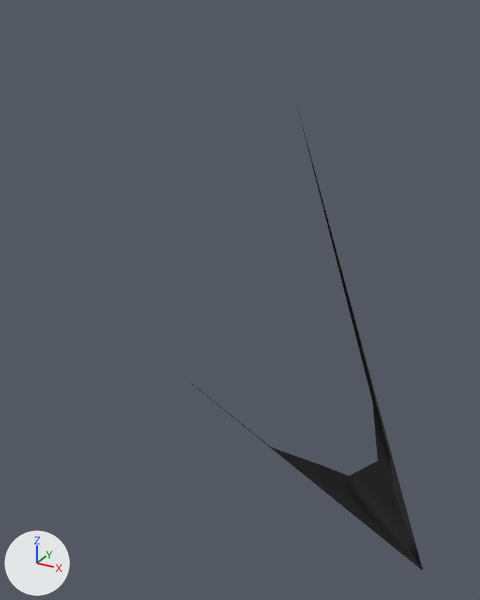
Two versions of the FBX model SoteriaGame/Assets/Resources/Models/Oicys/Animations/Xform1.fbx, one commit apart.
One viewpoint serves both versions: a camera (50 mm lens) standing at (231.0, -1485.0, 1446.0) and looking at (-397.0, -344.0, 876.0). The axes (+X, +Y, +Z) are drawn at lower left. The lights are the same throughout. Both versions are drawn at frame 16 of the action 'Take 001'; the numbers are the values there.

Objects in the first picture: 'Oicys_Transform_01:Shadow_Creature'.
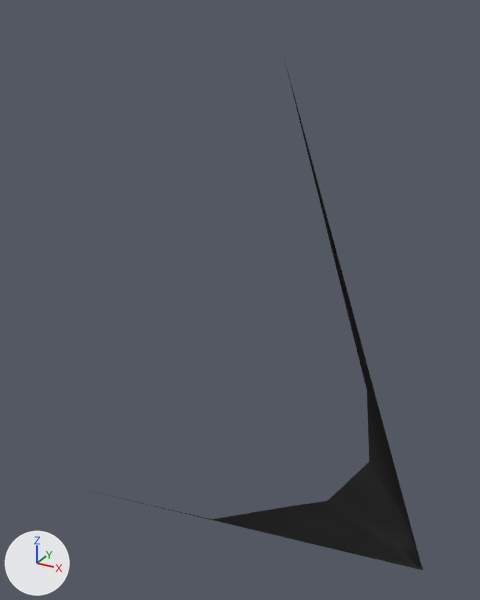
Scene script edits in JSON lines:
```json
{"block": "bone_oicys_transform_01_nurbscircle4", "where": "bone_oicys_transform_01_nurbscircle4 = bpy.data.objects['Oicys_Transform_01:nurbsCircle5'].pose.bones['Oicys_Transform_01:nurbsCircle4']  # child of 'Oicys_Transform_01:group42'"}
{"op": "set", "path": "bone_oicys_transform_01_nurbscircle4.rotation_quaternion", "old": "(0.987, 0.163, -0.006, -0.004)", "new": "(0.968, 0.249, -0.012, -0.006)", "note": "degrees (19, -1, -1) -> degrees (29, -1, -1)"}
{"block": "bone_oicys_transform_01_curve1_001", "where": "bone_oicys_transform_01_curve1_001 = bpy.data.objects['Oicys_Transform_01:nurbsCircle5'].pose.bones['Oicys_Transform_01:curve1.001']  # child of 'Oicys_Transform_01:group54'"}
{"op": "set", "path": "bone_oicys_transform_01_curve1_001.location", "old": "(-591.0, 1903.0, 322.0)", "new": "(-648.0, 2051.0, 357.0)"}
{"op": "set", "path": "bone_oicys_transform_01_curve1_001.rotation_quaternion", "old": "(0.18, -0.424, 0.011, 0.887)", "new": "(0.214, -0.428, 0.092, 0.873)", "note": "degrees (-12, 49, 152) -> degrees (-2, 52, 151)"}
{"op": "set", "path": "bone_oicys_transform_01_curve1_001.scale", "old": "(-126.34, 126.34, 126.34)", "new": "(-136.87, 136.87, 136.87)"}
{"block": "bone_oicys_transform_01_curve1_004", "where": "bone_oicys_transform_01_curve1_004 = bpy.data.objects['Oicys_Transform_01:nurbsCircle5'].pose.bones['Oicys_Transform_01:curve1.004']  # child of 'Oicys_Transform_01:R3_Clav_Offset'"}
{"op": "set", "path": "bone_oicys_transform_01_curve1_004.location", "old": "(-2157.0, 352.0, 850.0)", "new": "(-2336.0, 383.0, 920.0)"}
{"op": "set", "path": "bone_oicys_transform_01_curve1_004.scale", "old": "(-129.34, 97.26, 83.64)", "new": "(-140.11, 105.36, 90.61)"}
```

Pixel boxes [x1, y1, x2, y2] of what changed, in the pictures (480 x 600 px):
```json
{"object": "Oicys_Transform_01:Shadow_Creature", "change": "posed", "before": [191, 99, 423, 570], "after": [79, 55, 424, 570], "on screen": "48% wider, 9% taller"}
{"bone": "Oicys_Transform_01:curve1.004", "before": "(285, 75) to (339, 455)", "after": "(272, 31) to (333, 448)"}
```
